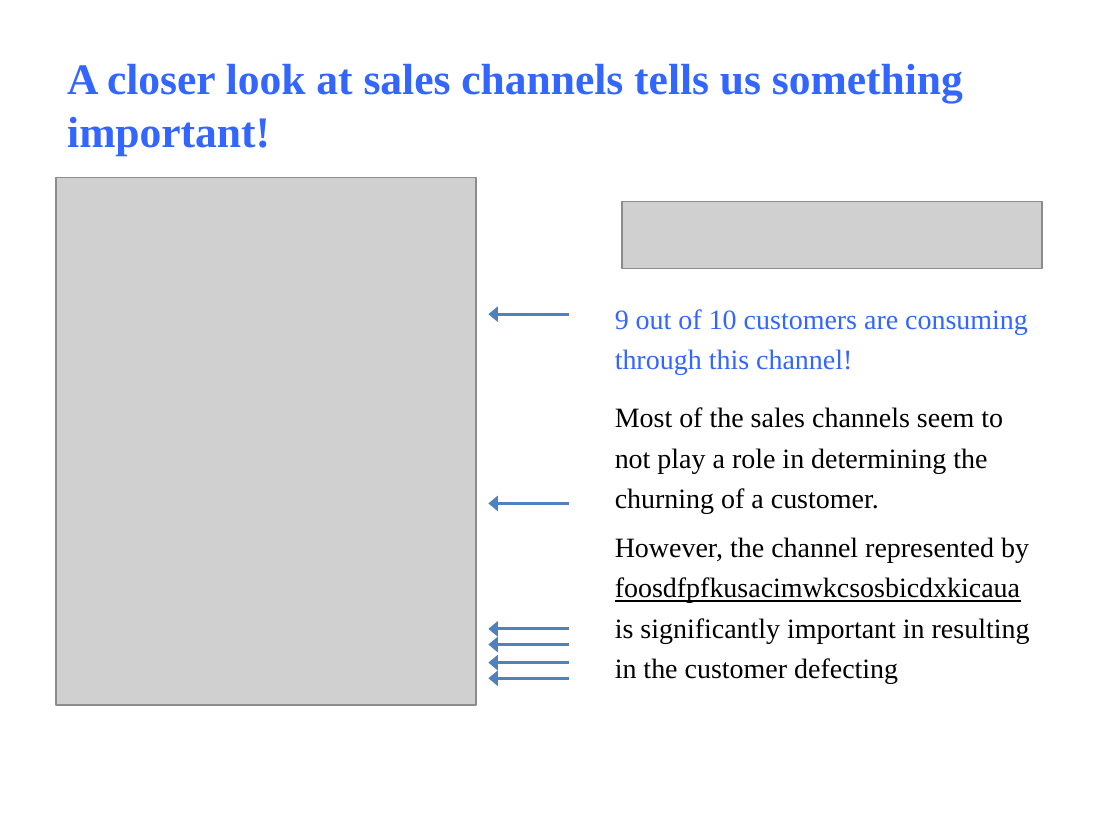
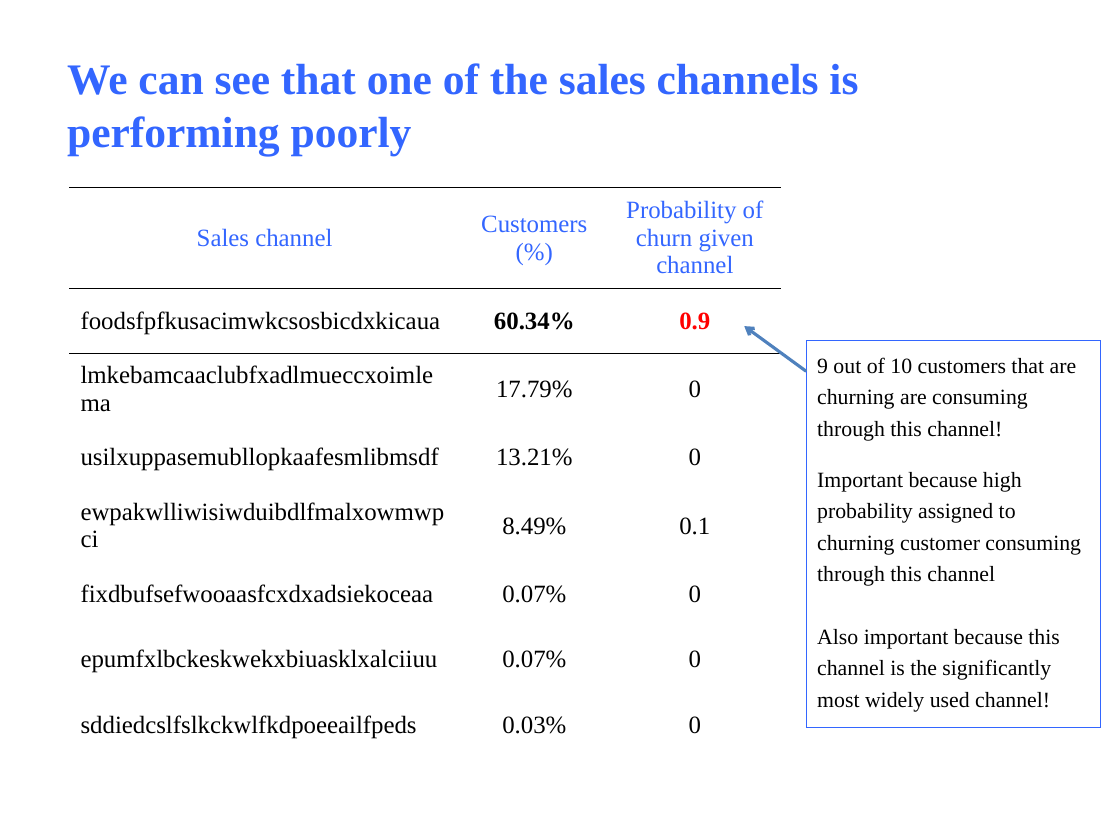
Before and after one commit to sgoenka/bcggamma, a slide deck: slide 6 of bcggamma_ppt.pptx. Drawn at 1120x840 pixels with LibreOffice and Linux fonts; fonts in the diff are those of the drawing; grey boxes stand for pictures. Boxes give left, top, right and bottom in pixels: in the first picture for what was removed or moved away, otherwise in the second. Text is boxed around its words. In the diff, an @@ line names an element or a change of style, - is before the commit and + after.

```diff
--- a/bcggamma_ppt.pptx
+++ b/bcggamma_ppt.pptx
@@ title at [67, 63, 858, 155]: text changed @@
-A closer look at sales channels tells us something important!
+We can see that one of the sales channels is performing poorly
@@ picture removed at [56, 177, 476, 704] @@
@@ table added at [69, 187, 782, 746], 8 rows, 3 columns @@
+Sales channel | Customers (%) | Probability of churn given channel
+foodsfpfkusacimwkcsosbicdxkicaua | 60.34% | 0.9
+lmkebamcaaclubfxadlmueccxoimlema | 17.79% | 0
+usilxuppasemubllopkaafesmlibmsdf | 13.21% | 0
+ewpakwlliwisiwduibdlfmalxowmwpci | 8.49% | 0.1
+fixdbufsefwooaasfcxdxadsiekoceaa | 0.07% | 0
+epumfxlbckeskwekxbiuasklxalciiuu | 0.07% | 0
+sddiedcslfslkckwlfkdpoeeailfpeds | 0.03% | 0
@@ picture removed at [622, 202, 1042, 269] @@
@@ arrow removed from (569, 315) to (488, 315) @@
@@ arrow added from (806, 372) to (745, 326), #4F81BD 2 pt @@
@@ rectangle "9 out of 10 customers ...": place and size @@
-rectangle "9 out of 10 customers ..." at [615, 309, 1030, 684]
+rectangle "9 out of 10 customers ..." at [806, 340, 1101, 727]
@@ rectangle "9 out of 10 customers ..." at [806, 340, 1101, 727]: outline none to #3366FF 0.75 pt @@
@@ text in rectangle at [817, 357, 1081, 712]: text changed; size 18 to 14 pt @@
-9 out of 10 customers are consuming through this channel!
-Most of the sales channels seem to not play a role in determining the churning of a customer.
-However, the channel represented by foosdfpfkusacimwkcsosbicdxkicaua is significantly important in resulting in the customer defecting
+9 out of 10 customers that are churning are consuming through this channel!
+Important because high probability assigned to churning customer consuming through this channel
+Also important because this channel is the significantly most widely used channel!
@@ arrow removed from (569, 504) to (488, 504) @@
@@ arrow removed from (569, 629) to (488, 629) @@
@@ arrow removed from (569, 644) to (488, 644) @@
@@ arrow removed from (569, 663) to (488, 663) @@
@@ arrow removed from (569, 679) to (488, 679) @@
```
Also in this commit, not shown: 7 other slides changed, 2 other files.
